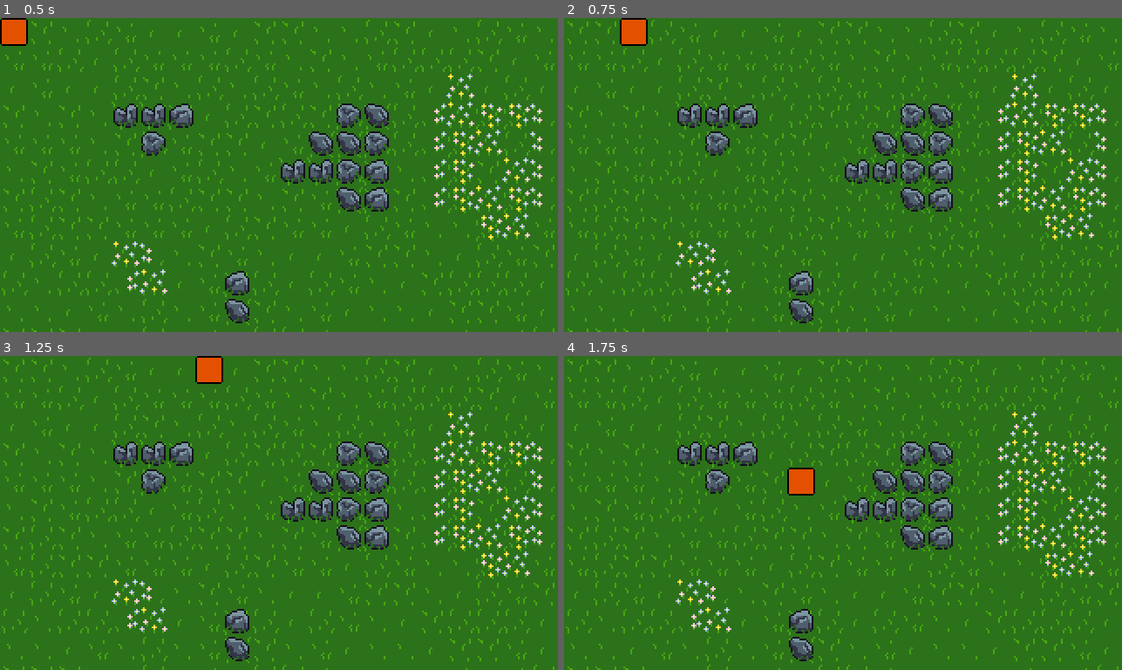
Above: before the commit, frames 1-4 (two rows, left to right).
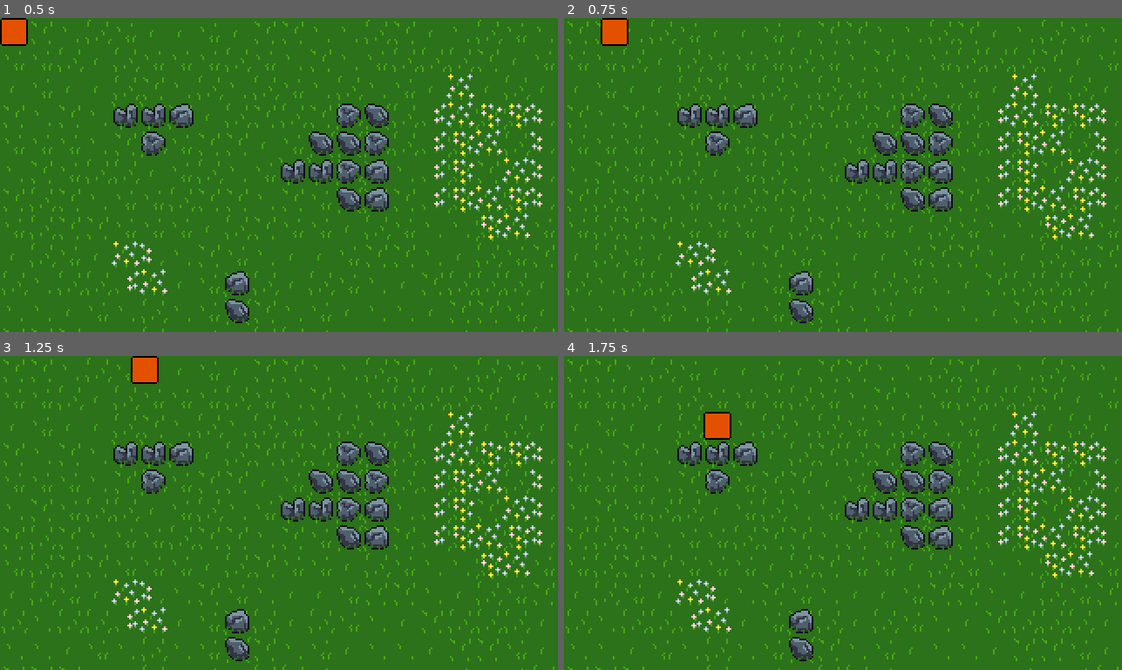
Above: after the commit, the same moments.

Repository: Pingo-11/square-isle
Game: Godot game, scene res://world.tscn
The game is run twice, just before and just after one commit, with the same random seed, the same clock (stepped at 60 frames per second) and the same inputs.
Inputs:
- Up to frame 1 (0.5 s): no input
- Up to frame 2 (0.75 s): tap Enter at 0.5 s; hold Right (ui_right) from 0.53 s (still down)
- Up to frame 3 (1.25 s): keep holding Right (ui_right)
- Up to frame 4 (1.75 s): release Right (ui_right) at 1.28 s; hold Down (ui_down) from 1.28 s (still down)

Frame 1 is identical in both runs. In frame 2, 0.7% of the frame differs, in the area x 6-15%, y 0-9%; in frame 3, 0.9%, in the area x 23-40%, y 0-9%; in frame 4, 0.9%.

Commit message:
Added obstacle collision
- Added obstacle collision
- cleaned up a bit of idle_state -> move_state

Diff:
--- a/Entities/Player/States/Idle/idle.gd
+++ b/Entities/Player/States/Idle/idle.gd
@@ -11,16 +11,8 @@
 	# This move componant can then talk to PlayState
 	var dir = Vector2.ZERO
 
-	if Input.is_action_pressed("ui_right"):
-		dir = Vector2.RIGHT
-	if Input.is_action_pressed("ui_left"):
-		dir = Vector2.LEFT
-	if Input.is_action_pressed("ui_up"):
-		dir = Vector2.UP
-	if Input.is_action_pressed("ui_down"):
-		dir = Vector2.DOWN
+	if Input.is_action_pressed("ui_right") or Input.is_action_pressed("ui_left") \
+	or Input.is_action_pressed("ui_down") or Input.is_action_pressed("ui_up"):
+		return move_state
 
-	if dir != Vector2.ZERO:
-		parent.direction = dir
-		return move_state
 	return null
--- a/Entities/Player/States/Move/move.gd
+++ b/Entities/Player/States/Move/move.gd
@@ -12,6 +12,7 @@
 	if move_finish:
 		move_finish = false
 		if !try_move():
+			move_finish = true
 			return idle_state
 	return null
 
@@ -21,10 +22,13 @@
 
 func try_move() -> bool:
 	var dir = Vector2.ZERO
+	var target_pos : Vector2
+	var target_cell : Vector2
 	# Input to direction mapping
 	# TODO stop priority (currently right, left, up, down)
 	if Input.get_action_strength("ui_right"):
 		dir = Vector2.RIGHT
+		print("recieve right")
 	elif Input.get_action_strength("ui_left"):
 		dir = Vector2.LEFT
 	elif Input.get_action_strength("ui_up"):
@@ -32,20 +36,29 @@
 	elif Input.get_action_strength("ui_down"):
 		dir = Vector2.DOWN
 
-	if dir == Vector2.ZERO:
+	#Handle if object is in the way
+	target_pos = parent.position + dir * parent.GRID_SIZE
+	var obstacle_check = obstacle_check(target_pos)
+
+	if dir == Vector2.ZERO or obstacle_check:
 		return false
-	#TODO object handling
 
 	parent.direction = dir
 
-	#interpolation between movement
-	print("move %d", parent.direction)
-	create_tween().tween_property(parent, "position" , parent.position + parent.direction * parent.GRID_SIZE, parent.move_animation_speed)\
+	# Interpolation between movement
+	# TODO Set to snap backwards if not input direction long enough after tween reset
+	create_tween().tween_property(parent, "position" , target_pos, parent.move_animation_speed)\
 	.set_ease(Tween.EASE_OUT)\
 	.set_trans(Tween.TRANS_LINEAR)\
 	.connect("finished", on_tween_finish)
 	return true
 
+func obstacle_check(target_pos: Vector2) -> bool:
+	for obstacle_chart in get_tree().get_nodes_in_group("obstacles"):
+		var target_cell = obstacle_chart.local_to_map(target_pos)
+		if obstacle_chart.get_cell_source_id(target_cell) != -1:
+			return true
+	return false
 
 func on_tween_finish() -> void:
 	move_finish = true
--- a/world.tscn
+++ b/world.tscn
@@ -40,9 +40,10 @@
 tile_set = SubResource("TileSet_pkg7o")
 collision_enabled = false
 
-[node name="Obstacles" type="TileMapLayer" parent="Terrain"]
+[node name="Obstacles" type="TileMapLayer" parent="Terrain" groups=["obstacles"]]
 tile_map_data = PackedByteArray("AAANAAYABAAAAAAAAAANAAUABAAAAAAAAAAMAAUABAACAAAAAAALAAUABAABAAAAAAAKAAUABAABAAAAAAALAA …(192 unchanged characters)…
 tile_set = SubResource("TileSet_ioo17")
 
 [node name="player" parent="." instance=ExtResource("2_tlwt5")]
 position = Vector2(8, 8)
+move_animation_speed = 0.15
